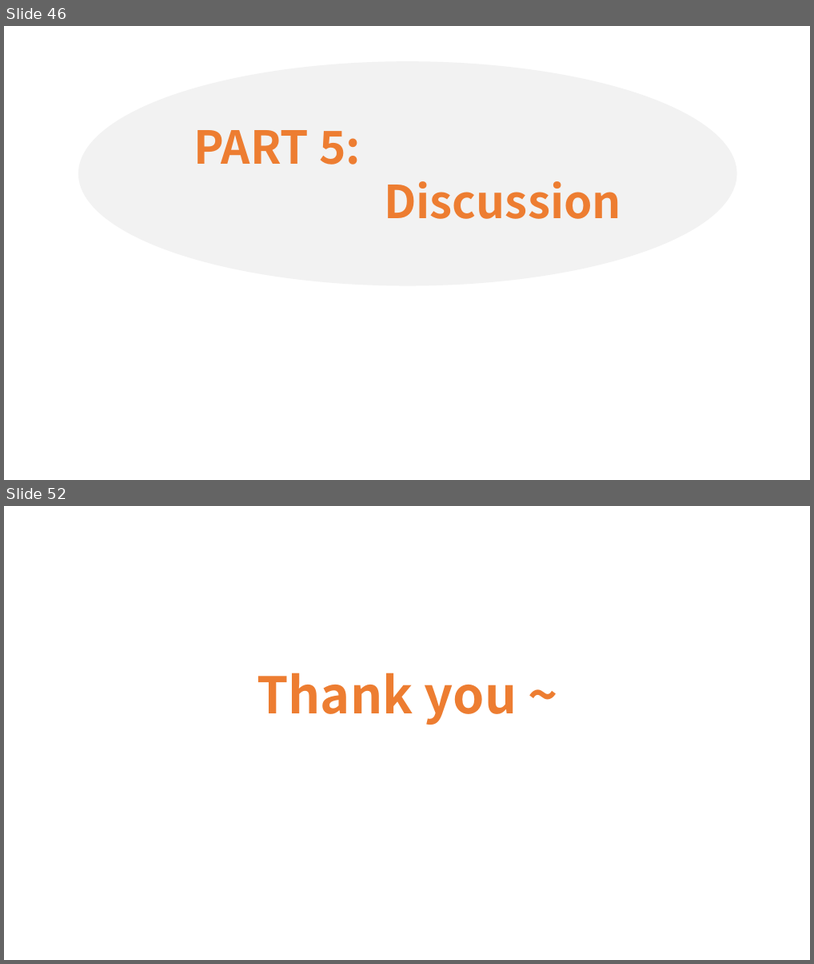
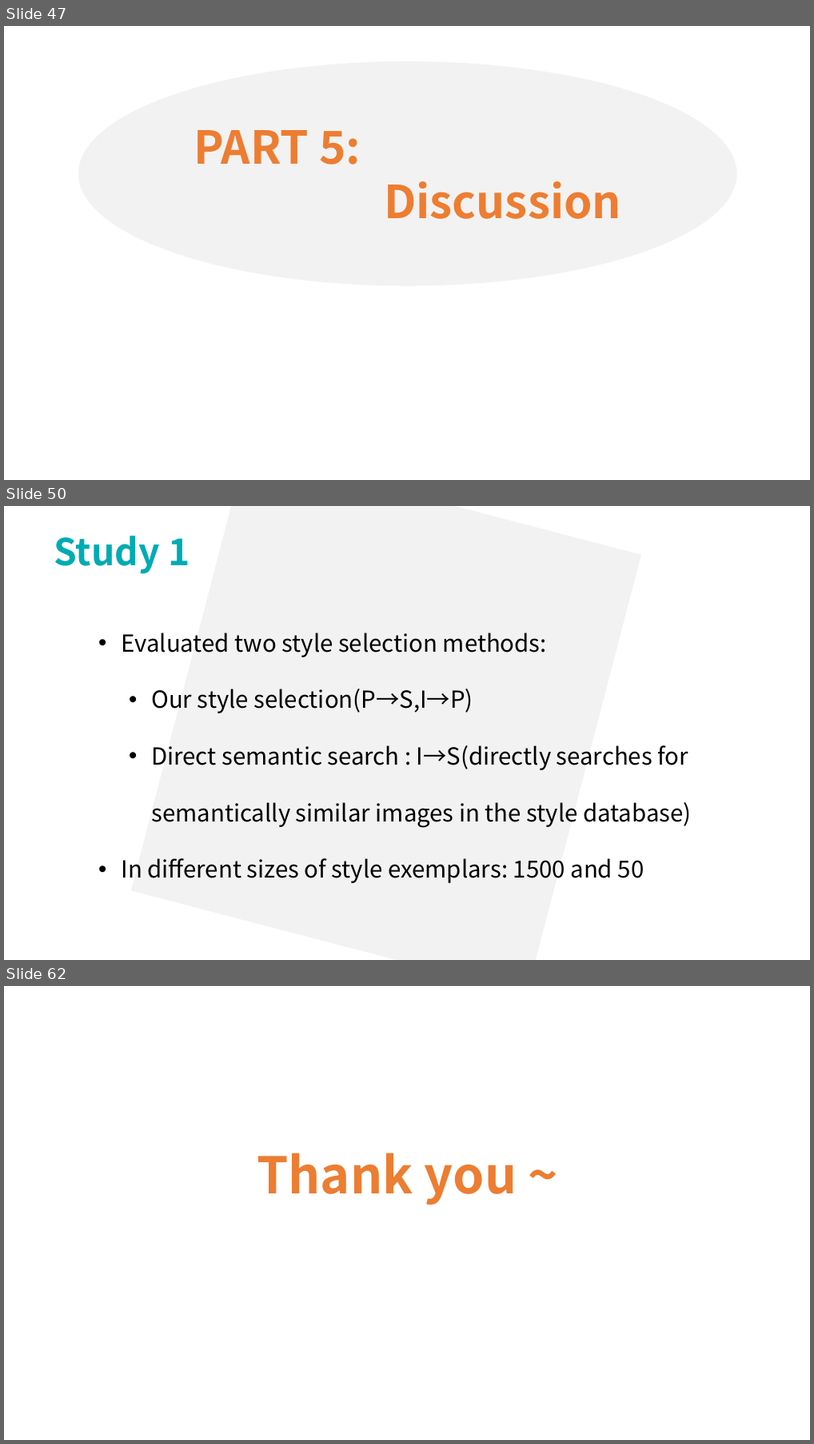
Before and after one commit to lsyoath/sheepy, a slide deck: ComputerVision.pptx. Shown one above the other, each under a label of ours: slides 46 and 52 before the commit, slides 47, 50 and 62 after it; the slides between them are not shown. The pictures are 814x964 and 814x1444 pixels, drawn with LibreOffice and Linux fonts; fonts in the diff are those of the drawing. Boxes give left, top, right and bottom in pixels: in the first picture for what was removed or moved away, otherwise in the second. Text is boxed around its words. In the diff, an @@ line names an element or a change of style, - is before the commit and + after.

```diff
--- a/ComputerVision.pptx
+++ b/ComputerVision.pptx
@@ slide 50 added at bbox=[4, 506, 810, 960], background #FFFFFF @@
@@ rectangle added at bbox=[131, 506, 642, 960], fill #F2F2F2 @@
@@ text added at bbox=[54, 536, 190, 574], 44 pt, text #00ABB4, bold @@
+Study 1
@@ text added at bbox=[122, 632, 691, 883], 28 pt, text #000000 @@
+  • Evaluated two style selection methods:
+    • Our style selection(P→S,I→P)
+    • Direct semantic search : I→S(directly searches for semantically similar images in the style database)
+  • In different sizes of style exemplars: 1500 and 50
@@ what was slide 46 is now slide 47 @@
@@ what was slide 52 is now slide 62 @@
```
Also in this commit, not shown: 3 slides changed, 12 other slides added, 3 slides removed.
